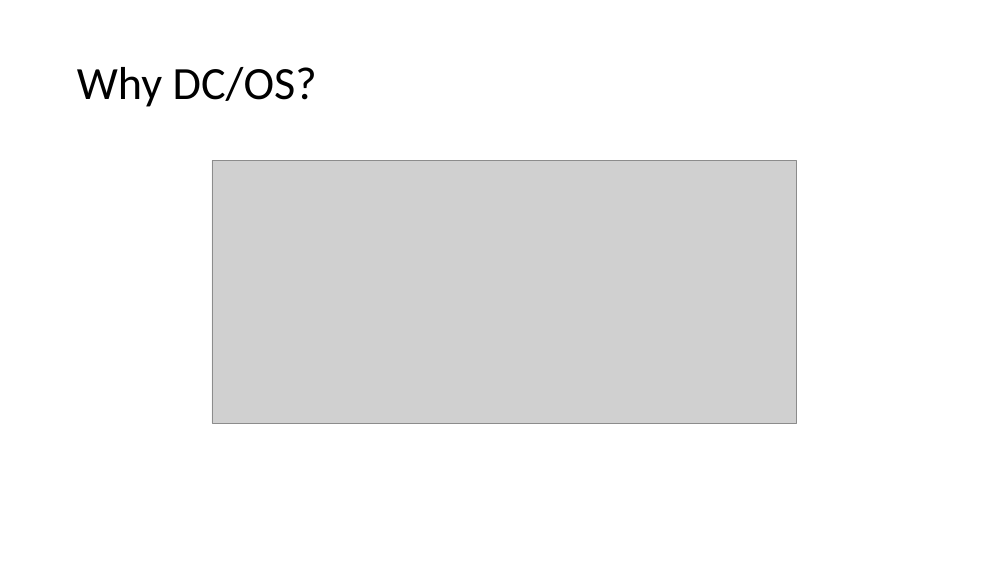
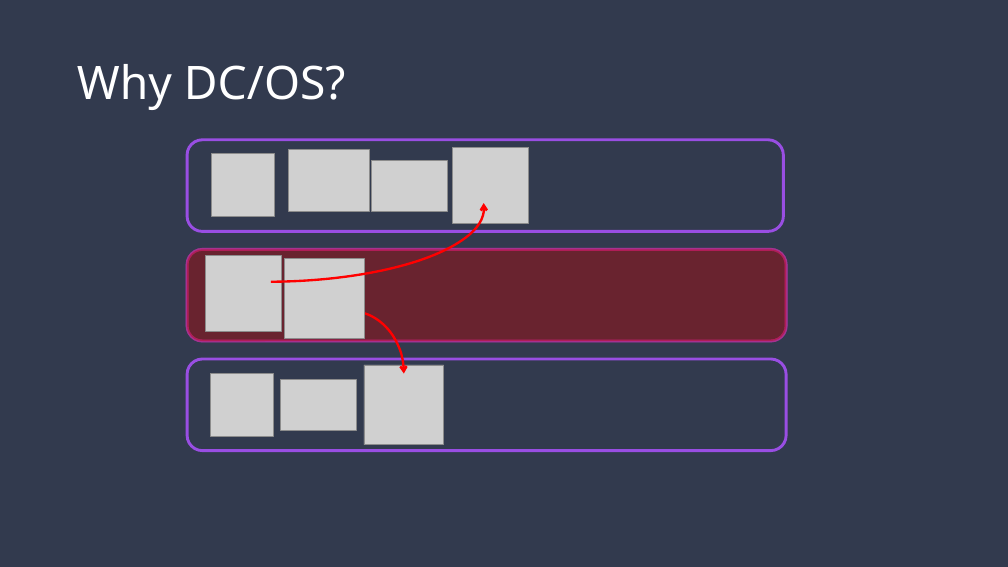
Before and after one commit to ITForumHungary/ITForum2016-DevOps, a slide deck: slide 8 of IT_Forum_Budapest-DCOS.pptx. Drawn at 1008x567 pixels with LibreOffice and Linux fonts; fonts in the diff are those of the drawing; grey boxes stand for pictures. Boxes give left, top, right and bottom in pixels: in the first picture for what was removed or moved away, otherwise in the second. Text is boxed around its words. In the diff, an @@ line names an element or a change of style, - is before the commit and + after.

```diff
--- a/IT_Forum_Budapest-DCOS.pptx
+++ b/IT_Forum_Budapest-DCOS.pptx
@@ background #FFFFFF to #323A4E @@
@@ title "Why DC/OS?" at [77,64,346,110]: font Calibri to Noto Sans, text colour #000000 to #FFFFFF @@
@@ arc (boxed as its full ellipse) added at [49,134,485,282], outline #FF0000 2.25 pt @@
@@ rounded rectangle added at [187,140,783,231], outline #994EE3 2.75 pt @@
@@ picture added at [453,147,529,224] @@
@@ picture removed at [212,160,796,423] @@
@@ picture added at [212,154,274,216] @@
@@ picture added at [288,150,370,211] @@
@@ picture added at [372,160,448,211] @@
@@ rounded rectangle added at [187,250,786,341], outline #994EE3 2.75 pt @@
@@ rounded rectangle added at [187,250,786,341], fill #C00000 at 39% opacity, outline #C00000 2.75 pt @@
@@ picture added at [205,255,281,331] @@
@@ picture added at [284,259,364,338] @@
@@ arc (boxed as its full ellipse) added at [296,311,404,436], outline #FF0000 2.25 pt @@
@@ rounded rectangle added at [187,359,786,451], outline #994EE3 2.75 pt @@
@@ picture added at [210,374,273,436] @@
@@ picture added at [281,380,356,430] @@
@@ picture added at [364,365,444,445] @@
```
Also in this commit, not shown: 7 other slides changed, 8 slides added, 8 slides removed.
